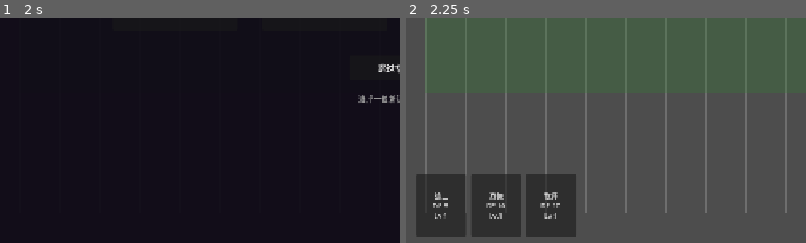
Above: before the commit, frames 1-2 (left to right).
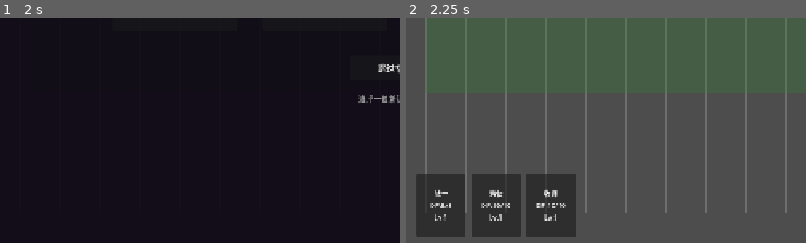
Above: after the commit, the same moments.

Repository: kuronaru/Paradiso
Game: Godot game, scene res://scenes/main.tscn
The game is run twice, just before and just after one commit, with the same random seed, the same clock (stepped at 60 frames per second) and the same inputs.
Inputs:
- Up to frame 1 (2 s): click "▶ 开始战斗" at 0.5 s; click "▶ 开始战斗" at 1.25 s
- Up to frame 2 (2.25 s): click "牧师 Lv.1 消耗: 20 金币" at 2 s
The pictures show only the part of the screen within x 0-50%, y 50-100%; the shares and areas given below are measured in that part.

Frame 1 is identical in both runs. In frame 2, 0.9% of the frame differs, in the area x 6-40%, y 70-91%.

Commit message:
add dp charge visual

Diff:
--- a/game/scripts/ui/deployment_bar.gd
+++ b/game/scripts/ui/deployment_bar.gd
@@ -12,6 +12,8 @@
 @export var bar_height: float = 120.0
 
 var cards: Array = []           # 卡牌按钮节点
+var card_shades: Array = []     # DP不足时覆盖在卡牌上方的暗色遮罩
+var card_labels: Array = []     # 卡牌文字节点，用于刷新DP进度
 var deployment_system: DeploymentSystem = null
 
 ## 拖拽状态视觉提示
@@ -59,6 +61,8 @@
 	for card in cards:
 		card.queue_free()
 	cards.clear()
+	card_shades.clear()
+	card_labels.clear()
 	drag_highlight_index = -1
 
 	if not deployment_system:
@@ -74,10 +78,28 @@
 
 		var btn := Button.new()
 		btn.size = card_size
+		btn.clip_contents = true
 		btn.position = Vector2(start_x + i * (card_size.x + spacing), btn_y)
-		btn.text = "%s\nDP:%d\nLv.%d" % [ct.job_name, ct.deploy_cost, card_data["level"]]
-		btn.add_theme_font_size_override("font_size", 11)
 		btn.flat = false
+
+		# 遮罩从顶部向下覆盖卡牌；DP增加时高度变小，露出底部正常颜色
+		var shade := ColorRect.new()
+		shade.size = card_size
+		shade.position = Vector2.ZERO
+		shade.color = Color(0.05, 0.05, 0.06, 0.68)
+		shade.mouse_filter = Control.MOUSE_FILTER_IGNORE
+		shade.z_index = 1
+		btn.add_child(shade)
+
+		var label := Label.new()
+		label.size = card_size
+		label.text = _get_card_text(ct, card_data)
+		label.add_theme_font_size_override("font_size", 11)
+		label.horizontal_alignment = HORIZONTAL_ALIGNMENT_CENTER
+		label.vertical_alignment = VERTICAL_ALIGNMENT_CENTER
+		label.mouse_filter = Control.MOUSE_FILTER_IGNORE
+		label.z_index = 2
+		btn.add_child(label)
 
 		var idx := i
 		# 按下左键即开始拖拽；真正部署在 DeploymentSystem 中处理
@@ -87,6 +109,8 @@
 
 		add_child(btn)
 		cards.append(btn)
+		card_shades.append(shade)
+		card_labels.append(label)
 
 	_update_button_states()
 
@@ -101,7 +125,12 @@
 	for i in range(min(cards.size(), deployment_system.hand_cards.size())):
 		var card_data = deployment_system.hand_cards[i]
 		var ct := ClassDefinitions.get_template(card_data["class_id"])
-		cards[i].disabled = not (can_deploy_now and ResourceManager.can_afford(ct.deploy_cost))
+		var progress := _get_deploy_progress(ct.deploy_cost) if can_deploy_now else 0.0
+		var can_afford := ResourceManager.can_afford(ct.deploy_cost)
+
+		# 战斗阶段不可部署时禁用按钮；DP不足时仍允许点击反馈，但不会开始拖拽
+		cards[i].disabled = not can_deploy_now
+		_update_card_progress_visual(i, progress, can_afford and can_deploy_now)
 
 		# 高亮当前拖拽选中的卡
 		if i == drag_highlight_index:
@@ -110,6 +139,42 @@
 			cards[i].modulate = Color.WHITE
 
 
+func _get_card_text(ct: ClassTemplate, card_data: Dictionary) -> String:
+	"""生成卡牌文字，包含部署DP进度"""
+	var current_dp: int = min(ResourceManager.current_dp, ct.deploy_cost)
+	return "%s\nDP:%d/%d\nLv.%d" % [ct.job_name, current_dp, ct.deploy_cost, card_data["level"]]
+
+
+func _get_deploy_progress(deploy_cost: int) -> float:
+	"""计算当前DP相对部署费用的进度"""
+	if deploy_cost <= 0:
+		return 1.0
+	return clamp(float(ResourceManager.current_dp) / float(deploy_cost), 0.0, 1.0)
+
+
+func _update_card_progress_visual(index: int, progress: float, can_afford: bool) -> void:
+	"""更新单张手牌的暗色遮罩与文字状态"""
+	if index < 0 or index >= card_shades.size():
+		return
+	if index >= card_labels.size() or index >= deployment_system.hand_cards.size():
+		return
+
+	var card_data = deployment_system.hand_cards[index]
+	var ct := ClassDefinitions.get_template(card_data["class_id"])
+	var shade := card_shades[index] as ColorRect
+	var label := card_labels[index] as Label
+	var shade_height := card_size.y * (1.0 - progress)
+
+	shade.position = Vector2.ZERO
+	shade.size = Vector2(card_size.x, shade_height)
+	shade.visible = shade_height > 0.5
+	shade.color = Color(0.05, 0.05, 0.06, 0.68) if not can_afford else Color(0.05, 0.05, 0.06, 0.0)
+
+	label.size = card_size
+	label.text = _get_card_text(ct, card_data)
+	label.modulate = Color.WHITE if can_afford else Color(0.72, 0.72, 0.72, 1.0)
+
+
 func _on_card_drag_started(index: int) -> void:
 	"""左键按下卡牌时开始拖拽部署"""
 	if not deployment_system:
